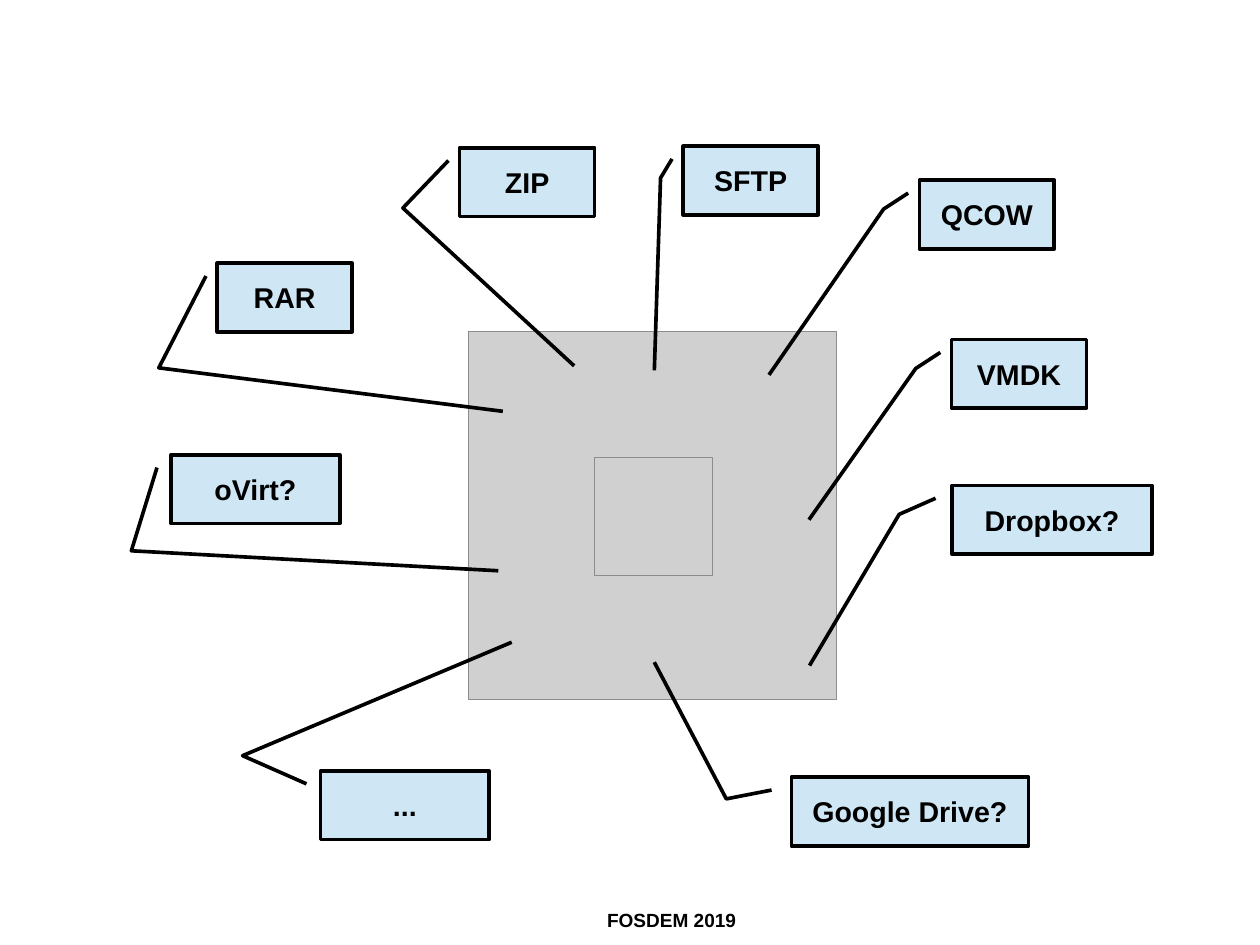
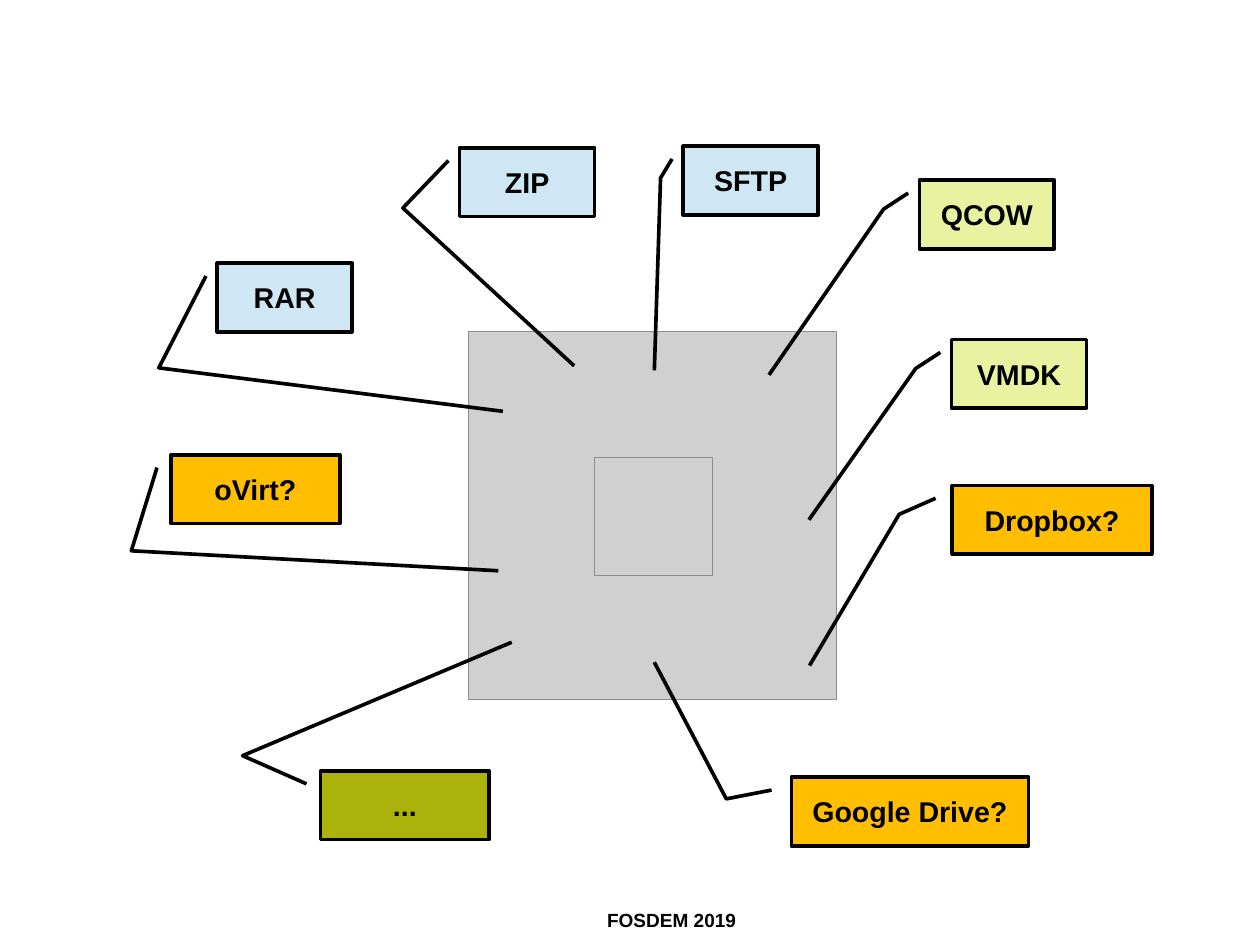
Before and after one commit to ahadas/ahadas.github.io, a slide deck: slide 23 of slides/toward_exploring_virtual_disks_using_a_file_manager.odp. Drawn at 1260x945 pixels with LibreOffice and Linux fonts; fonts in the diff are those of the drawing; grey boxes stand for pictures; background and template pictures are left out. Boxes give left, top, right and bottom in pixels: in the first picture for what was removed or moved away, otherwise in the second. Text is boxed around its words. In the diff, an @@ line names an element or a change of style, - is before the commit and + after.

```diff
--- a/slides/toward_exploring_virtual_disks_using_a_file_manager.odp
+++ b/slides/toward_exploring_virtual_disks_using_a_file_manager.odp
@@ border callout "QCOW" at [919,181,1054,249]: fill #CFE7F5 to #E8F2A1 @@
@@ border callout "VMDK" at [952,340,1087,408]: fill #CFE7F5 to #E8F2A1 @@
@@ fill #CFE7F5 to #FFBF00 in 3 elements at [952,486,1153,555], [791,777,1029,846], [172,455,341,524] @@
@@ border callout "..." at [320,772,489,840]: fill #CFE7F5 to #ACB20C @@
```
Also in this commit, not shown: 3 other slides changed.
